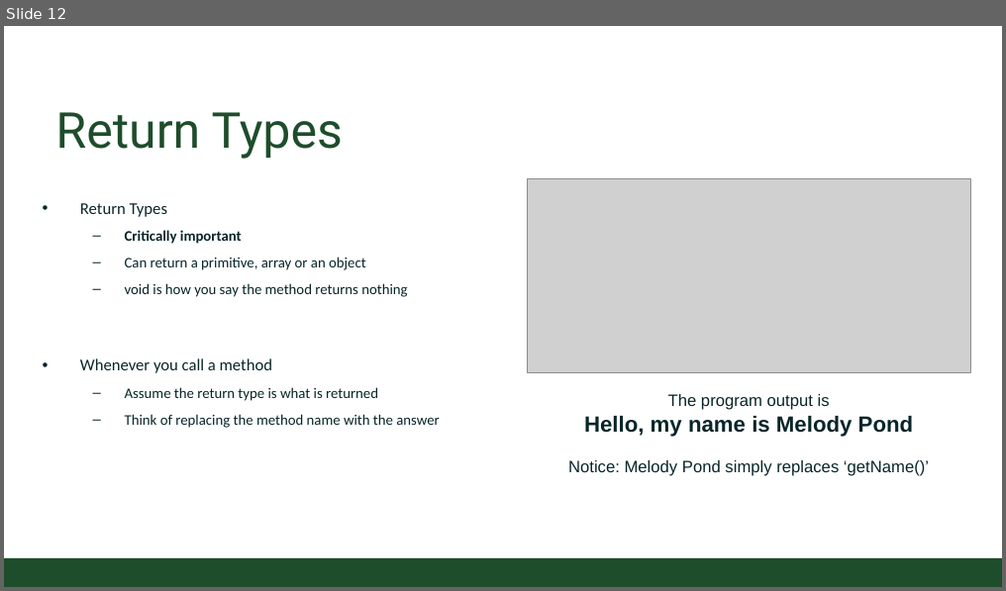
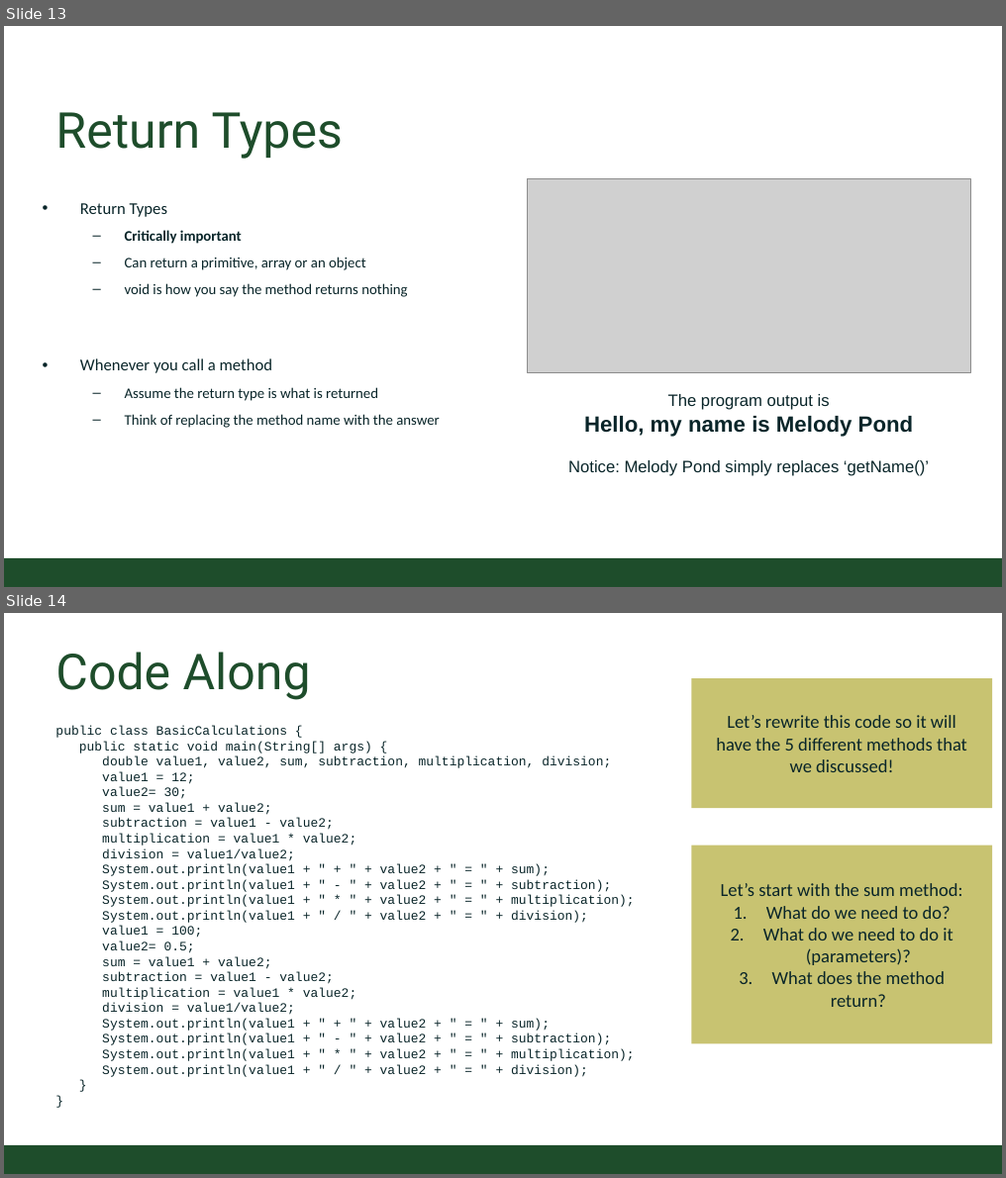
Before and after one commit to CSU-CompSci-CS163-4/Handouts, a slide deck: slides/On-Campus/02_02_ObjectsMethods.pptx. Shown one above the other, each under a label of ours: slide 12 before the commit, slides 13 and 14 after it. The pictures are 1006x591 and 1006x1178 pixels, drawn with LibreOffice and Linux fonts; fonts in the diff are those of the drawing; grey boxes stand for pictures; background and template pictures are left out. Boxes give left, top, right and bottom in pixels: in the first picture for what was removed or moved away, otherwise in the second. Text is boxed around its words. In the diff, an @@ line names an element or a change of style, - is before the commit and + after.

Commit message:
methods and objects updated

```diff
--- a/slides/On-Campus/02_02_ObjectsMethods.pptx
+++ b/slides/On-Campus/02_02_ObjectsMethods.pptx
@@ slide 14 added at (x1=4, y1=613, x2=1002, y2=1174), background #FFFFFF; not listed: 1 template element that a slide beside it also shows @@
@@ title added at (x1=55, y1=652, x2=311, y2=700), 54 pt, text #1E4D2B @@
+Code Along
@@ rectangle added at (x1=691, y1=678, x2=993, y2=808), fill #C8C371, 20 pt, text #092529 @@
+Let’s rewrite this code so it will have the 5 different methods that we discussed!
@@ text added at (x1=55, y1=726, x2=635, y2=1077), 14 pt, text #092529 @@
+public class BasicCalculations {
+public static void main(String[] args) {
+double value1, value2, sum, subtraction, multiplication, division;
+value1 = 12;
+value2= 30;
+sum = value1 + value2;
+subtraction = value1 - value2;
+multiplication = value1 * value2;
+division = value1/value2;
+System.out.println(value1 + " + " + value2 + " = " + sum);
+System.out.println(value1 + " - " + value2 + " = " + subtraction);
+System.out.println(value1 + " * " + value2 + " = " + multiplication);
+System.out.println(value1 + " / " + value2 + " = " + division);
+value1 = 100;
+value2= 0.5;
+sum = value1 + value2;
+subtraction = value1 - value2;
+multiplication = value1 * value2;
+division = value1/value2;
+System.out.println(value1 + " + " + value2 + " = " + sum);
+System.out.println(value1 + " - " + value2 + " = " + subtraction);
+System.out.println(value1 + " * " + value2 + " = " + multiplication);
+System.out.println(value1 + " / " + value2 + " = " + division);
+}
+}
@@ rectangle added at (x1=691, y1=846, x2=993, y2=1045), fill #C8C371, 20 pt, text #092529 @@
+Let’s start with the sum method:
+1. What do we need to do?
+2. What do we need to do it (parameters)?
+3. What does the method return?
@@ what was slide 12 is now slide 13 @@
```
Also in this commit, not shown: 3 slides changed, 4 other slides added, 5 slides removed.
